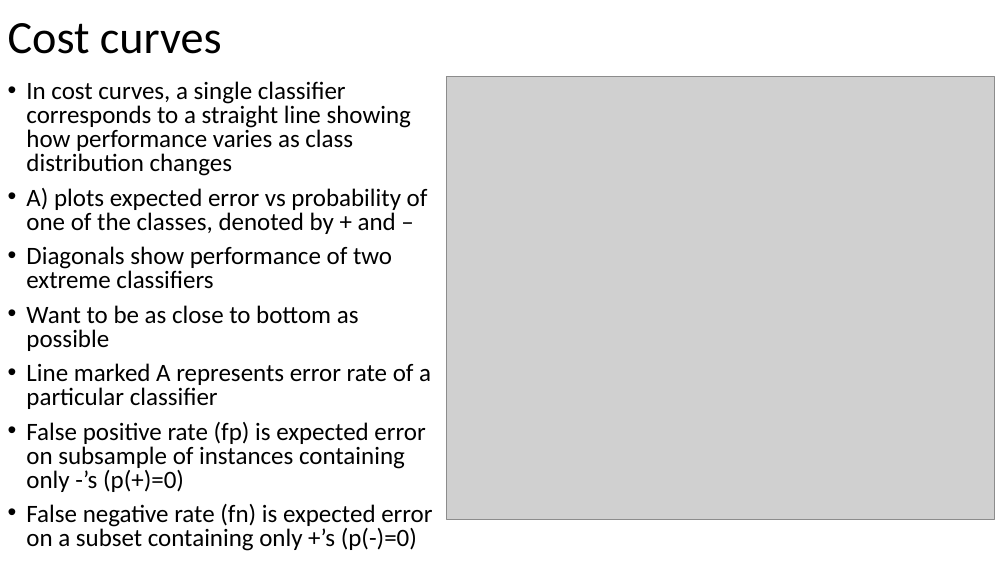
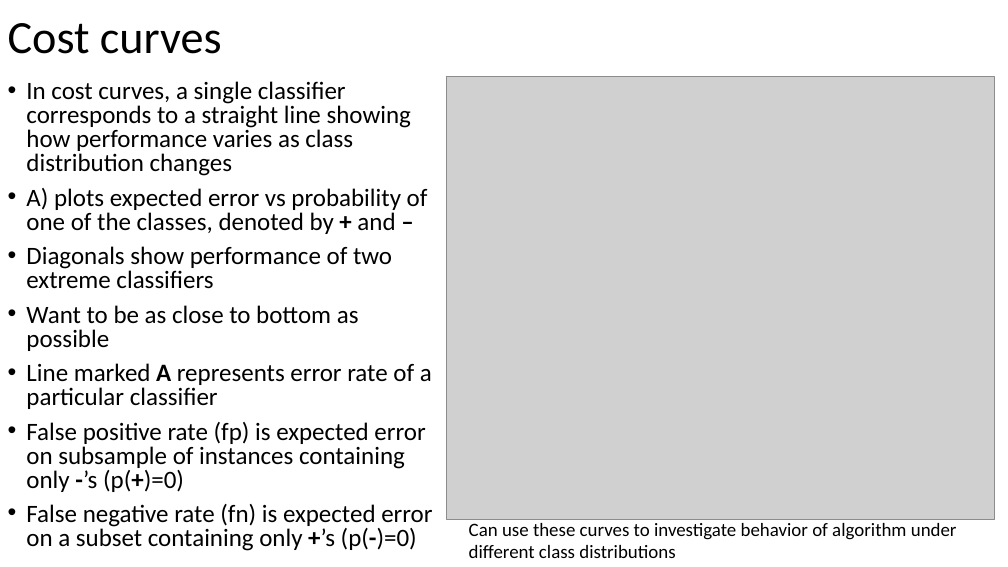
Before and after one commit to russellu/cs405, a slide deck: slide 3 of Lecture_13.pptx. Drawn at 1008x567 pixels with LibreOffice and Linux fonts; fonts in the diff are those of the drawing; grey boxes stand for pictures. Boxes give left, top, right and bottom in pixels: in the first picture for what was removed or moved away, otherwise in the second. Text is boxed around its words. In the diff, an @@ line names an element or a change of style, - is before the commit and + after.

```diff
--- a/Lecture_13.pptx
+++ b/Lecture_13.pptx
@@ text at <box>26,188,432,551</box>: bold on in "+ –", "A", "-’s (p(+)=0)", "+’s (p(-)=0)" @@
@@ text added at <box>469,523,957,558</box>, 18 pt, text #000000 @@
+Can use these curves to investigate behavior of algorithm under different class distributions
```
Also in this commit, not shown: 6 other slides changed, 2 slides added, 1 slide removed, 1 other file.
